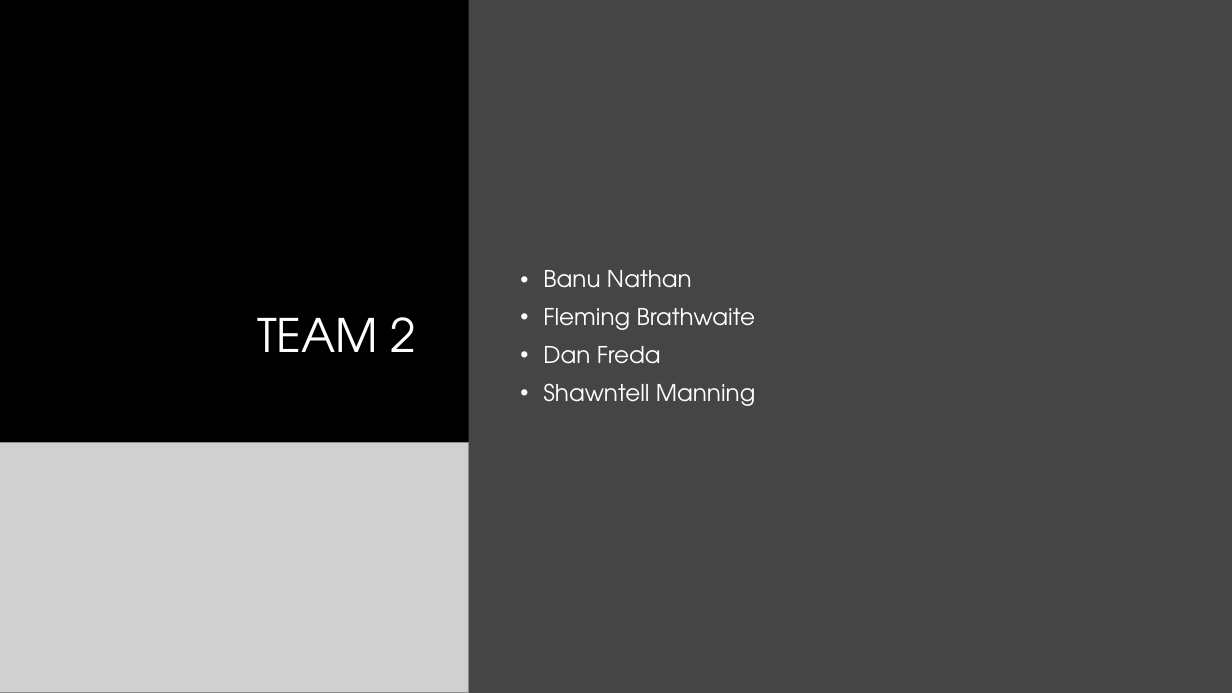
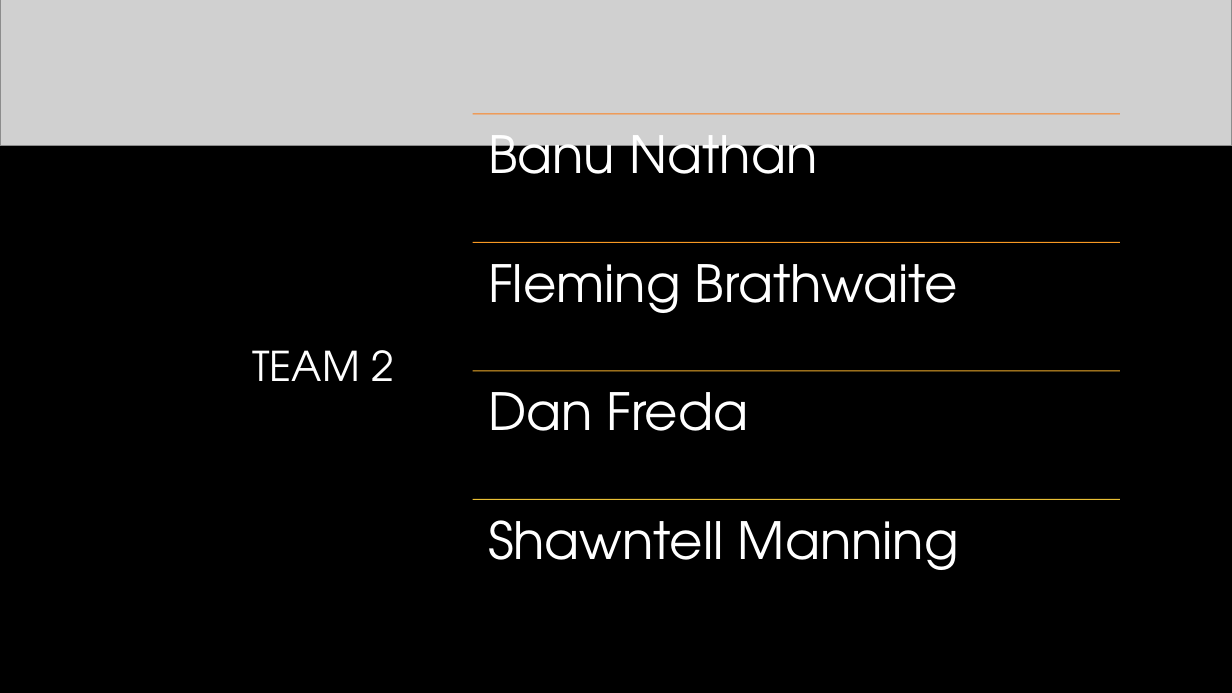
Before and after one commit to ashante112/Project2-Team2, a slide deck: slide 2 of Presentation.pptx. Drawn at 1232x693 pixels with LibreOffice and Linux fonts; fonts in the diff are those of the drawing; grey boxes stand for pictures; background and template pictures are left out. Boxes give left, top, right and bottom in pixels: in the first picture for what was removed or moved away, otherwise in the second. Text is boxed around its words. In the diff, an @@ line names an element or a change of style, - is before the commit and + after.

```diff
--- a/Presentation.pptx
+++ b/Presentation.pptx
@@ rectangle removed at (x1=0, y1=0, x2=469, y2=693) @@
@@ picture added at (x1=0, y1=0, x2=1232, y2=146) @@
@@ rectangle removed at (x1=469, y1=0, x2=1232, y2=693) @@
@@ title "TEAM 2" moved from (x1=257, y1=317, x2=417, y2=352) to (x1=252, y1=350, x2=394, y2=381) @@
@@ title "TEAM 2" at (x1=252, y1=350, x2=394, y2=381): size 36 to 32 pt @@
@@ text removed at (x1=543, y1=270, x2=756, y2=406) @@
-• Banu Nathan
-• Fleming Brathwaite
-• Dan Freda
-• Shawntell Manning
@@ picture removed at (x1=0, y1=442, x2=469, y2=693) @@
@@ group added at (x1=473, y1=114, x2=1120, y2=570): 4 lines, 4 texts @@
+Banu Nathan
+Fleming Brathwaite
+Dan Freda
+Shawntell Manning
```
Also in this commit, not shown: 3 other slides changed, 5 slides added, 1 other file.
